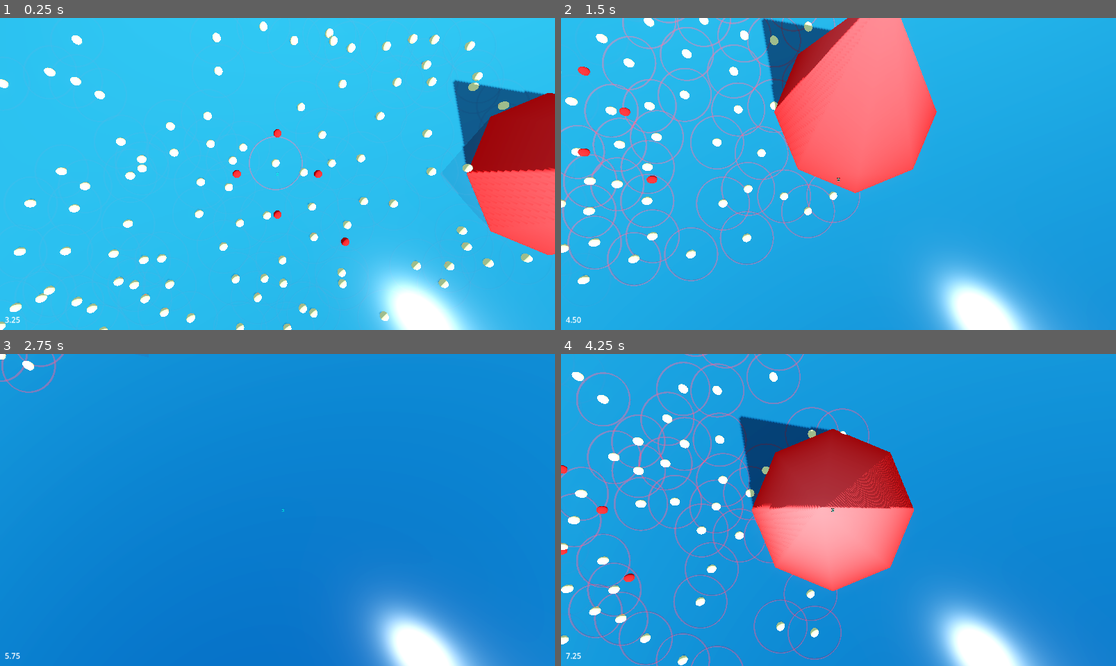
Above: before the commit, frames 1-4 (two rows, left to right).
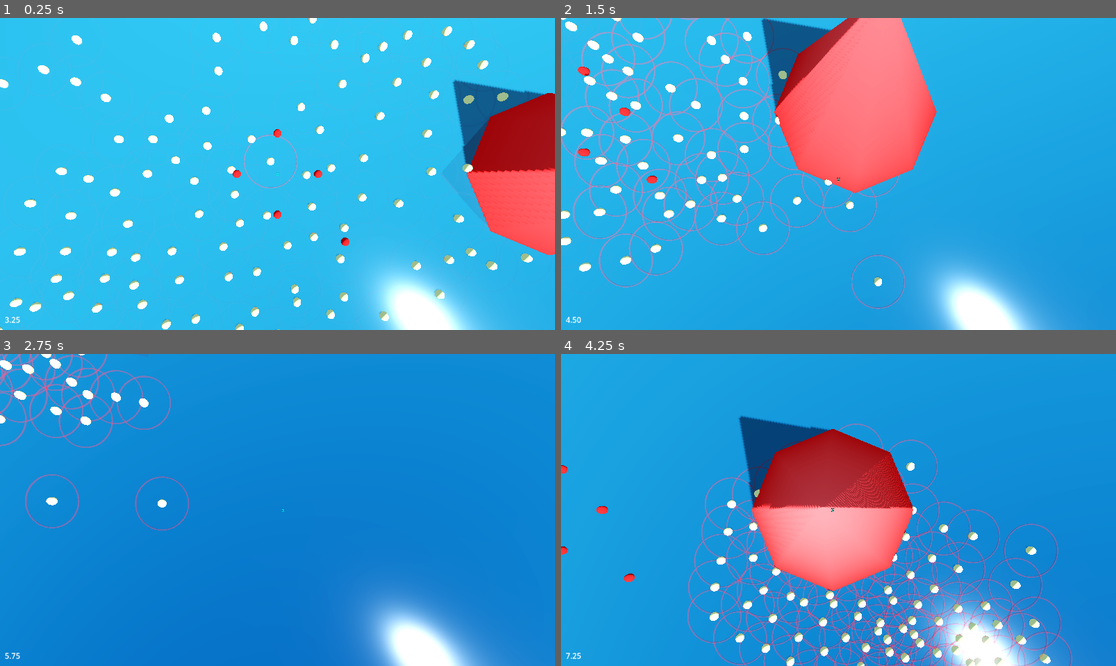
Above: after the commit, the same moments.

Repository: zeke8402/asg-godot-brewing
Game: Godot game, scene res://Scenes/main.tscn
Two runs of this game, one before a commit and one after it. Both use one fixed random seed, a clock stepped at 60 frames per second and the inputs below.
Inputs (mouse positions are in pixels of both pictures, inside the frame that each line leads up to):
- Up to frame 1 (0.25 s): no input
- Up to frame 2 (1.5 s): move the mouse to (960, 158) at 0.52 s; hold D (move_right) 0.53-1.28 s; click (960, 158) at 0.67 s; move the mouse to (727, 189) at 1.27 s; hold S (move_down) from 1.28 s (still down)
- Up to frame 3 (2.75 s): move the mouse to (333, 441) at 2.02 s; release S (move_down) at 2.03 s; hold D (move_right) from 2.03 s (still down)
- Up to frame 4 (4.25 s): move the mouse to (810, 572) at 2.77 s; release D (move_right) at 2.78 s; hold W (move_up) 2.78-3.53 s; click (810, 572) at 2.92 s; move the mouse to (1005, 556) at 3.52 s; hold A (move_left) from 3.53 s (still down)

The runs differ from the first frame. In frame 1, 4.5% of the frame differs, in the area x 0-92%, y 0-100%; in frame 2, 11%; in frame 3, 2.4%; in frame 4, 14%, in the area x 0-93%, y 0-100%.

Commit message:
tweaking some settings

Diff:
--- a/Scripts/flock.gd
+++ b/Scripts/flock.gd
@@ -3,7 +3,7 @@
 const SPEED = 25
 const CELL_COUNT = 100
 const FLOCK_RADIUS = 2.0
-const RADIUS_STRENGTH = 8.0
+const RADIUS_STRENGTH = 100.0
 const SEPARATION_RADIUS = 1.2
 const SEPARATION_STRENGTH = 6.0
 const DAMPING = 0.85
@@ -15,7 +15,7 @@
 var _cells: Array[Node3D] = []
 
 # Rule weights
-@export var cellMaxVelocity: float = 1.0
+@export var cellMaxVelocity: float = 10
 @export var cohesionWeight: float = 0.3
 @export var separationWeight: float = 50
 @export var alignmentWeight: float = 1
@@ -102,7 +102,6 @@
 	else:
 		_process_flock_idle(delta)
 
-
 func _process_flock(delta: float) -> void:
 	for cell in _cells:
 		var to_cell: Vector3 = cell.global_position - global_position
@@ -130,6 +129,8 @@
 	_detectNeighbors()
 	_cohesion()
 	_separation()
+	_alignment()
+	_borders(delta)
 	_apply(delta)
 
 
@@ -176,6 +177,41 @@
 			var direction: Vector3 = (cell.global_position - neighbors[j].global_position).normalized()
 			cell.acceleration += direction * dist_multiplier * separationWeight
 
+func _alignment() -> void:
+	for cell in _cells:
+		if cell.neighbors.is_empty():
+			continue
+
+		var average_vel := Vector3.ZERO
+		for neighbor in cell.neighbors:
+			average_vel += neighbor.velocity
+		average_vel /= cell.neighbors.size()
+
+		cell.acceleration += average_vel * alignmentWeight
+
+
+func _borders(delta: float) -> void:
+	var bounds := _get_viewport_world_rect()
+	var top_left: Vector3 = bounds[0]
+	var bottom_right: Vector3 = bounds[1]
+	var mid_point := (top_left + bottom_right) / 2.0
+
+	for cell in _cells:
+		var pos := cell.global_position
+		var out_of_bounds := (
+			pos.x < top_left.x or pos.x > bottom_right.x or
+			pos.z < top_left.z or pos.z > bottom_right.z
+		)
+
+		if out_of_bounds:
+			cell.time_out_of_borders += delta
+			var dir := (mid_point - pos)
+			dir.y = 0.0
+			dir = dir.normalized()
+			cell.acceleration += dir * cell.time_out_of_borders * bordersWeight
+		else:
+			cell.time_out_of_borders = 0.0
+
 
 func _apply(delta: float) -> void:
 	for cell in _cells:
--- a/Scripts/yeast.gd
+++ b/Scripts/yeast.gd
@@ -2,10 +2,12 @@
 
 var velocity := Vector3.ZERO
 var acceleration := Vector3.ZERO
+var time_out_of_borders: float = 0.0
 
 @export var maxVelocity: float = 5.0
 @export var maxAcceleration: float = 10.0
 @export var rotationOffset: float = PI/2
+
 
 var neighbors := []
 var neighborsDistances := []
